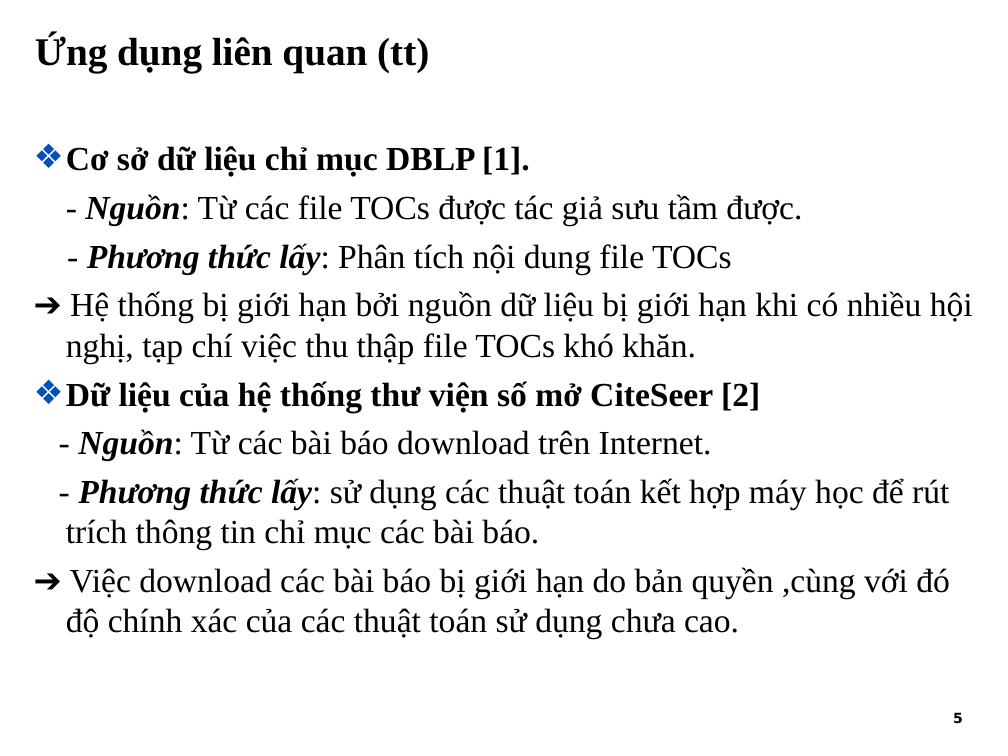
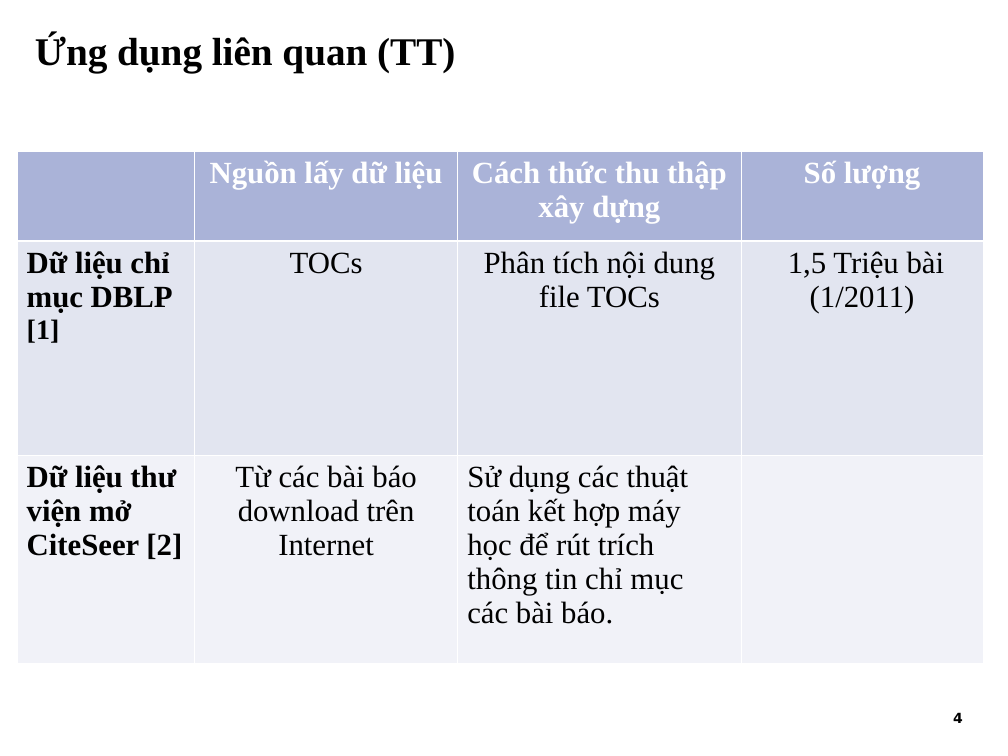
Before and after one commit to tiendv/detaitotnghiep, a slide deck: slide 5 of Report/Slide Baove/Final_slide.ppt (slide 6 before the commit). Drawn at 1008x756 pixels with LibreOffice and Linux fonts; fonts in the diff are those of the drawing; background and template pictures are left out. Boxes give left, top, right and bottom in pixels: in the first picture for what was removed or moved away, otherwise in the second. Text is boxed around its words. In the diff, an @@ line names an element or a change of style, - is before the commit and + after.

```diff
--- a/Report/Slide Baove/Final_slide.ppt
+++ b/Report/Slide Baove/Final_slide.ppt
@@ title at bbox=[35, 34, 455, 72]: text changed @@
-Ứng dụng liên quan (tt)
+Ứng dụng liên quan (TT)
@@ text removed at bbox=[66, 146, 973, 639] @@
-❖ Cơ sở dữ liệu chỉ mục DBLP [1].
-- Nguồn: Từ các file TOCs được tác giả sưu tầm được.
-- Phương thức lấy: Phân tích nội dung file TOCs
-➔ Hệ thống bị giới hạn bởi nguồn dữ liệu bị giới hạn khi có nhiều hội nghị, tạp chí việc thu thập file TOCs khó khăn.
-❖ Dữ liệu của hệ thống thư viện số mở CiteSeer [2]
-- Nguồn: Từ các bài báo download trên Internet.
-- Phương thức lấy: sử dụng các thuật toán kết hợp máy học để rút trích thông tin chỉ mục các bài báo.
-➔ Việc download các bài báo bị giới hạn do bản quyền ,cùng với đó độ chính xác của các thuật toán sử dụng chưa cao.
@@ table added at bbox=[17, 151, 985, 663], 3 rows, 4 columns @@
+ | Nguồn lấy dữ liệu | Cách thức thu thập xây dựng | Số lượng
+Dữ liệu chỉ mục DBLP [1] | TOCs | Phân tích nội dung file TOCs | 1,5 Triệu bài (1/2011)
+Dữ liệu thư viện mở CiteSeer [2] | Từ các bài báo download trên Internet | Sử dụng các thuật toán kết hợp máy học để rút trích thông tin chỉ mục các bài báo. | 
@@ text at bbox=[953, 712, 963, 723]: text changed @@
-5
+4
```
Also in this commit, not shown: 14 other slides changed, 1 slide removed.
